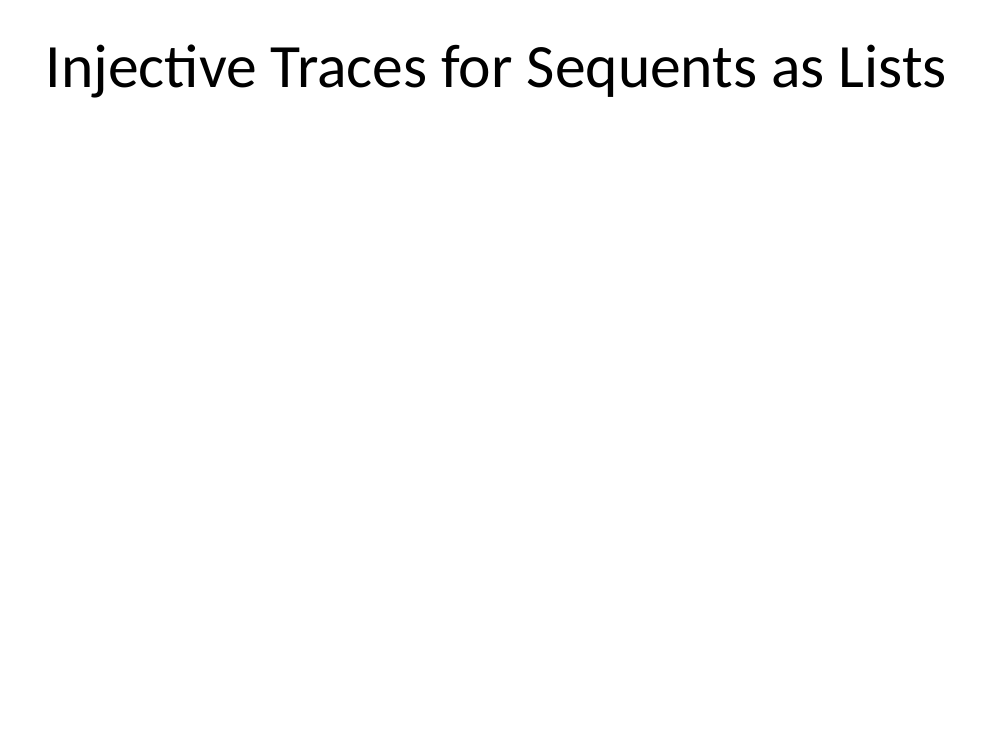
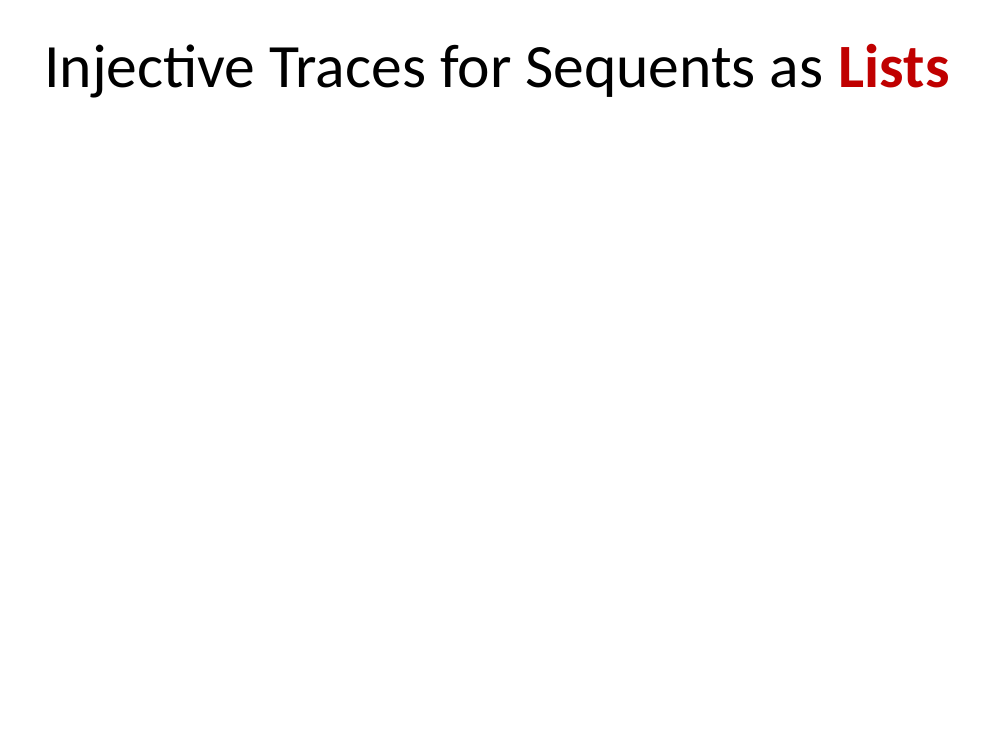
Before and after one commit to stefanoangeloberardi/GTC-injective, a slide deck: slide 7 of PDF/20260219-FUEFUKI24-Isawa Onsen-Injectivity-Slides.ppt (slide 6 before the commit). Drawn at 1008x756 pixels with LibreOffice and Linux fonts; fonts in the diff are those of the drawing; background and template pictures are left out. Boxes give left, top, right and bottom in pixels: in the first picture for what was removed or moved away, otherwise in the second. Text is boxed around its words. In the diff, an @@ line names an element or a change of style, - is before the commit and + after.

```diff
--- a/PDF/20260219-FUEFUKI24-Isawa Onsen-Injectivity-Slides.ppt
+++ b/PDF/20260219-FUEFUKI24-Isawa Onsen-Injectivity-Slides.ppt
@@ title "Injective Traces for Sequents as ..." at (x1=44, y1=43, x2=950, y2=98): text colour #000000 to #C00000, bold on in "Lists" @@
```
Also in this commit, not shown: 10 other slides changed, 1 slide added.
